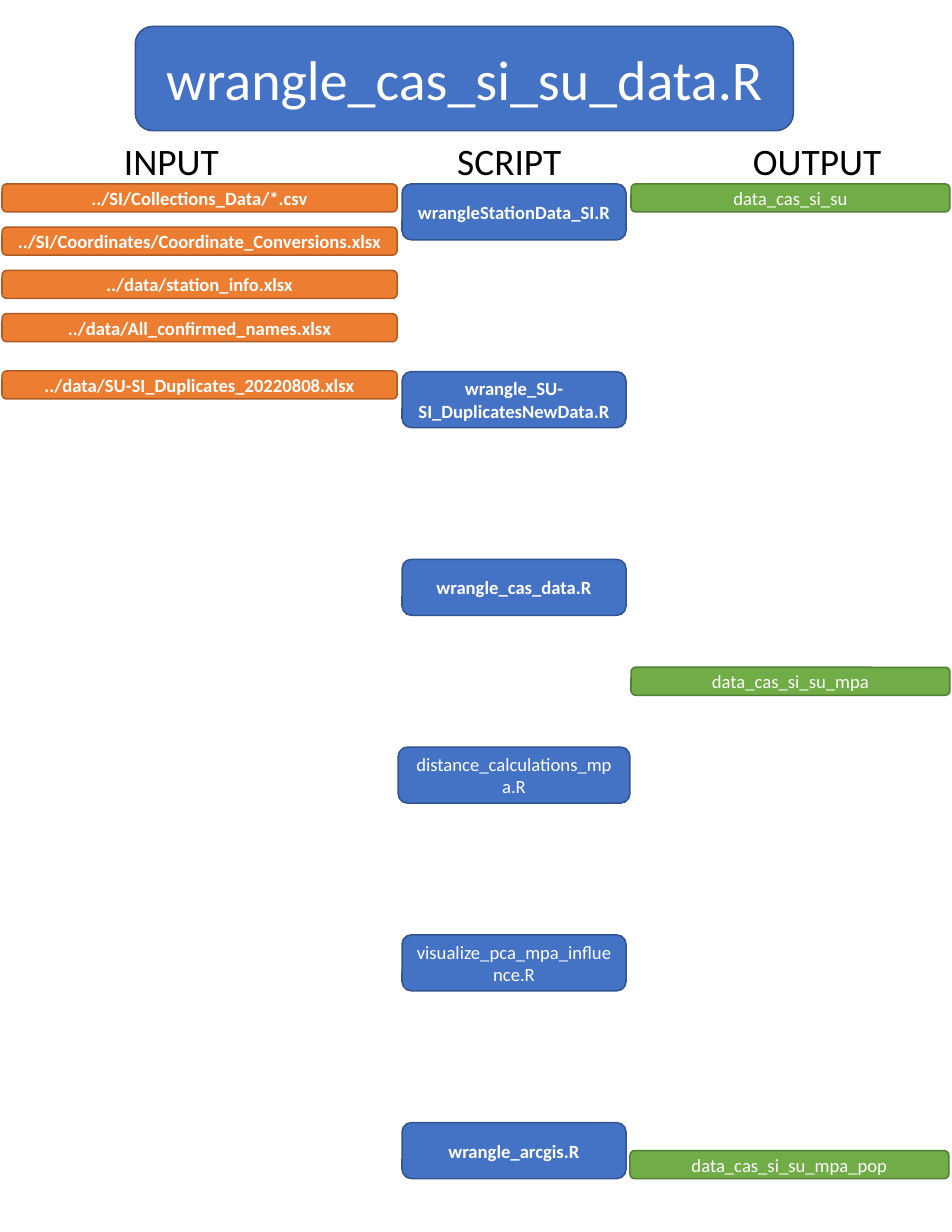
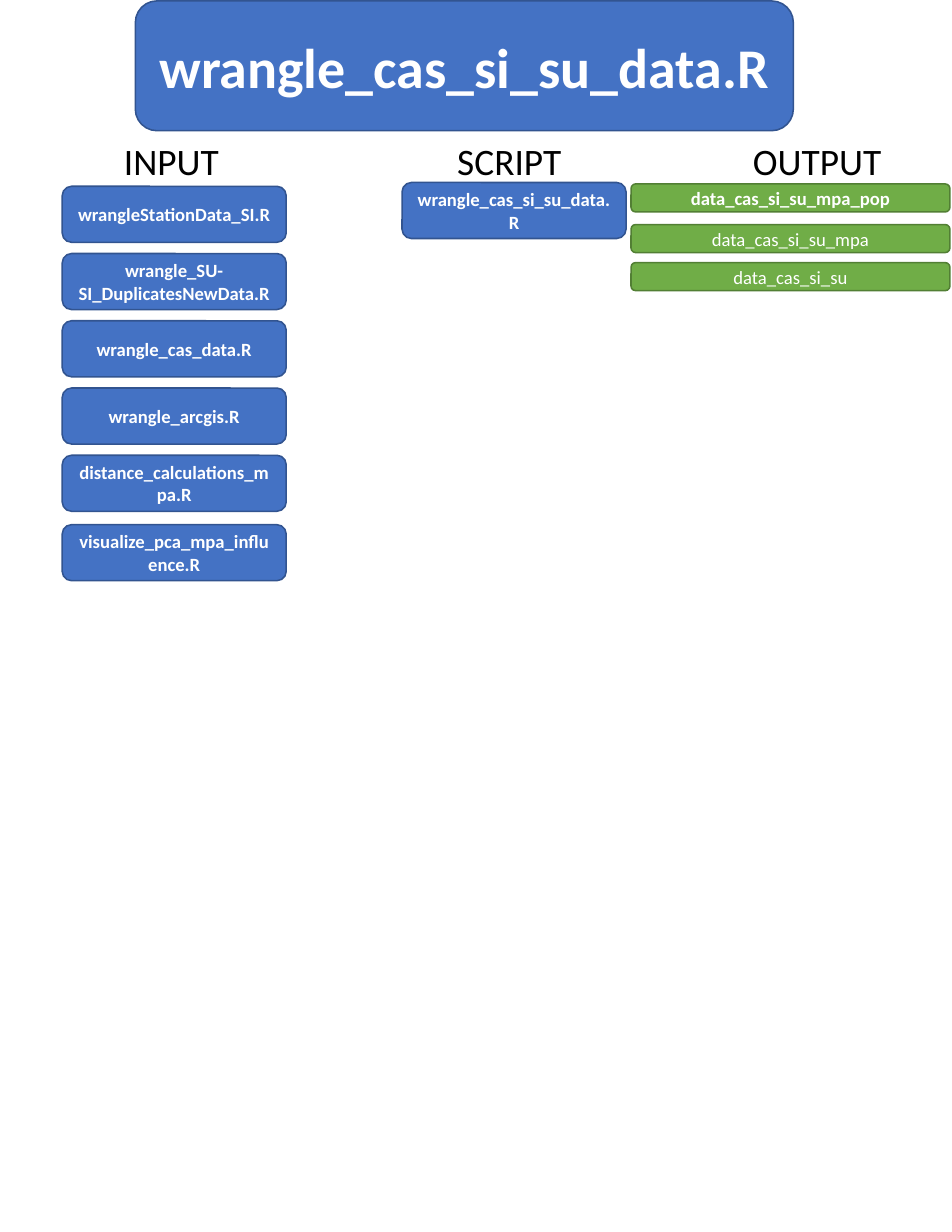
Before and after one commit to philippinespire/fish_biodiversity, a slide deck: slide 3 of scripts/flowchart_scripts.pptx. Drawn at 952x1232 pixels with LibreOffice and Linux fonts; fonts in the diff are those of the drawing. Boxes give left, top, right and bottom in pixels: in the first picture for what was removed or moved away, otherwise in the second. Text is boxed around its words. In the diff, an @@ line names an element or a change of style, - is before the commit and + after.

Commit message:
updates

```diff
--- a/scripts/flowchart_scripts.pptx
+++ b/scripts/flowchart_scripts.pptx
@@ rounded rectangle "wrangle_cas_si_su_data.R": place and size @@
-rounded rectangle "wrangle_cas_si_su_data.R" at [136,27,794,131]
+rounded rectangle "wrangle_cas_si_su_data.R" at [136,1,794,131]
@@ rounded rectangle removed at [2,184,398,212] @@
-../SI/Collections_Data/*.csv
@@ rounded rectangle "wrangleStationData_SI.R": place and size @@
-rounded rectangle "wrangleStationData_SI.R" at [402,184,626,240]
+rounded rectangle "wrangleStationData_SI.R" at [63,186,287,242]
@@ rounded rectangle added at [402,183,626,239], fill #4472C4, outline #325491 1 pt, 12 pt, text #FFFFFF, bold @@
+wrangle_cas_si_su_data.R
@@ text in rounded rectangle at [691,192,890,208]: text changed; bold on @@
-data_cas_si_su
+data_cas_si_su_mpa_pop
@@ rounded rectangle removed at [2,227,398,255] @@
-../SI/Coordinates/Coordinate_Conversions.xlsx
@@ rounded rectangle "data_cas_si_su_mpa": place and size @@
-rounded rectangle "data_cas_si_su_mpa" at [631,668,950,696]
+rounded rectangle "data_cas_si_su_mpa" at [631,225,950,253]
@@ rounded rectangle "wrangle_SU-SI_DuplicatesNewData.R": place and size @@
-rounded rectangle "wrangle_SU-SI_DuplicatesNewData.R" at [402,372,626,428]
+rounded rectangle "wrangle_SU-SI_DuplicatesNewData.R" at [63,253,287,309]
@@ rounded rectangle "data_cas_si_su": place and size @@
-rounded rectangle "data_cas_si_su" at [629,1150,949,1178]
+rounded rectangle "data_cas_si_su" at [631,263,950,291]
@@ rounded rectangle removed at [2,270,398,298] @@
-../data/station_info.xlsx
@@ text in rounded rectangle at [733,271,847,287]: text changed @@
-data_cas_si_su_mpa_pop
+data_cas_si_su
@@ rounded rectangle removed at [2,314,398,342] @@
-../data/All_confirmed_names.xlsx
@@ rounded rectangle "wrangle_cas_data.R": place and size @@
-rounded rectangle "wrangle_cas_data.R" at [402,559,626,615]
+rounded rectangle "wrangle_cas_data.R" at [63,320,287,376]
@@ rounded rectangle removed at [2,371,398,399] @@
-../data/SU-SI_Duplicates_20220808.xlsx
@@ rounded rectangle "wrangle_arcgis.R": place and size @@
-rounded rectangle "wrangle_arcgis.R" at [402,1122,626,1178]
+rounded rectangle "wrangle_arcgis.R" at [63,389,287,445]
@@ rounded rectangle "distance_calculations_mpa.R": place and size @@
-rounded rectangle "distance_calculations_mpa.R" at [399,747,631,803]
+rounded rectangle "distance_calculations_mpa.R" at [63,456,287,512]
@@ bold on in 3 elements at [136,1,794,131], [63,456,287,512], [63,524,287,580] @@
@@ rounded rectangle "visualize_pca_mpa_influence.R": place and size @@
-rounded rectangle "visualize_pca_mpa_influence.R" at [402,935,626,991]
+rounded rectangle "visualize_pca_mpa_influence.R" at [63,524,287,580]
```
Also in this commit, not shown: 3 other slides changed, 3 slides added.
